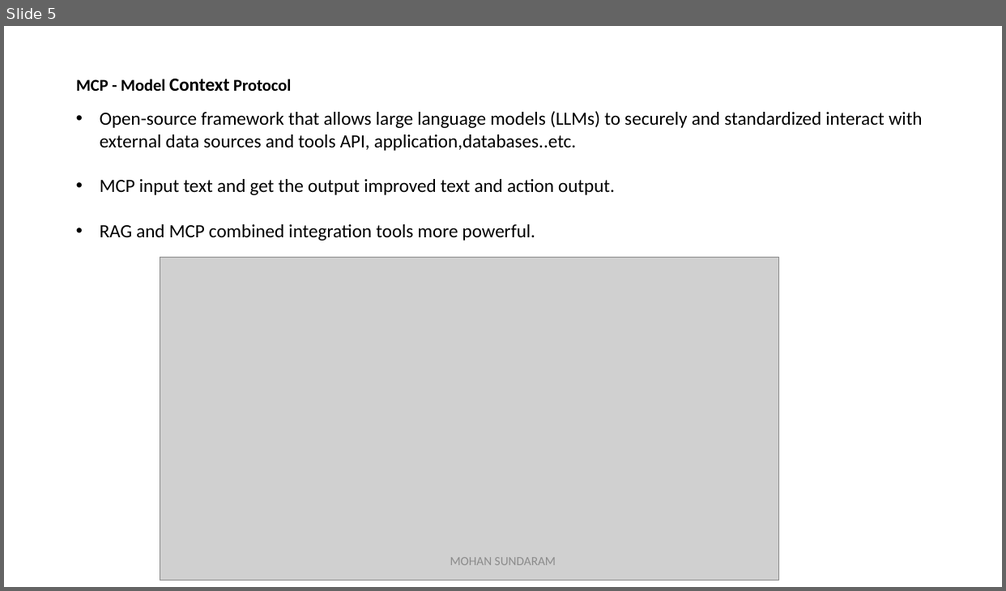
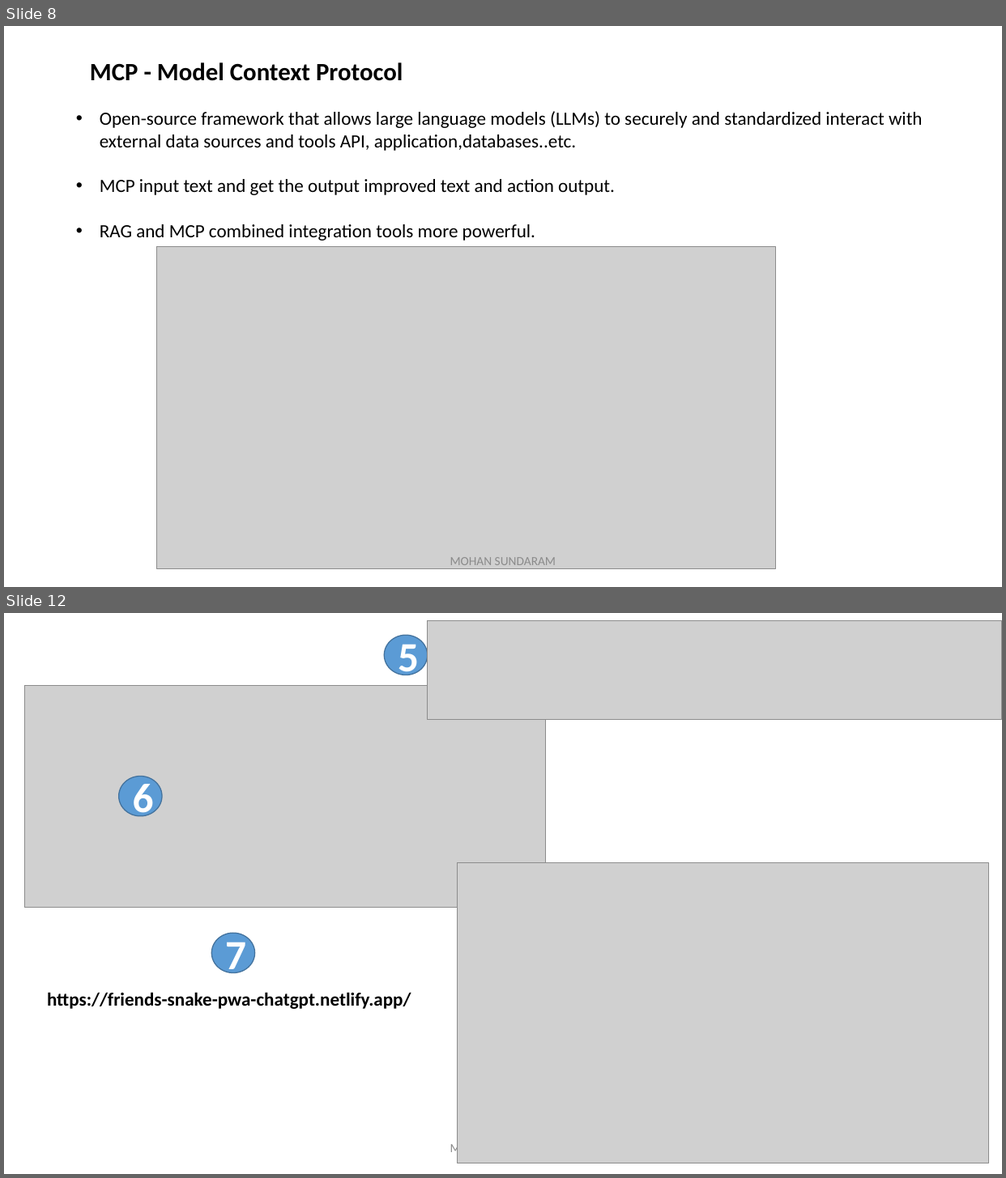
Before and after one commit to mohan4295work/Doc, a slide deck: Artificial Intelligence.pptx. Shown one above the other, each under a label of ours: slide 5 before the commit, slides 8 and 12 after it; the slides between them are not shown. The pictures are 1006x591 and 1006x1178 pixels, drawn with LibreOffice and Linux fonts; fonts in the diff are those of the drawing; grey boxes stand for pictures. Boxes give left, top, right and bottom in pixels: in the first picture for what was removed or moved away, otherwise in the second. Text is boxed around its words. In the diff, an @@ line names an element or a change of style, - is before the commit and + after.

```diff
--- a/Artificial Intelligence.pptx
+++ b/Artificial Intelligence.pptx
@@ slide 12 added at (x1=4, y1=613, x2=1002, y2=1174), background #FFFFFF @@
@@ ellipse added at (x1=385, y1=635, x2=428, y2=675), fill #5B9BD5, outline #43739E 1 pt, 40 pt, text #FFFFFF, bold @@
+5
@@ picture added at (x1=428, y1=620, x2=1002, y2=719) @@
@@ picture added at (x1=25, y1=685, x2=546, y2=907) @@
@@ ellipse added at (x1=118, y1=776, x2=162, y2=815), fill #5B9BD5, outline #43739E 1 pt, 40 pt, text #FFFFFF, bold @@
+6
@@ picture added at (x1=457, y1=863, x2=988, y2=1163) @@
@@ ellipse added at (x1=211, y1=934, x2=255, y2=973), fill #5B9BD5, outline #43739E 1 pt, 40 pt, text #FFFFFF, bold @@
+7
@@ text added at (x1=47, y1=992, x2=411, y2=1009), 18 pt, text #000000, bold @@
+https://friends-snake-pwa-chatgpt.netlify.app/
@@ text added at (x1=450, y1=1142, x2=492, y2=1157), 12 pt, text #8C8C8C @@
+MOHAN SUNDARAM
@@ what was slide 5 is now slide 8 @@
@@ slide 8 changed as well @@
@@ title "MCP - Model Context Protocol" moved from (x1=76, y1=79, x2=291, y2=91) to (x1=90, y1=62, x2=403, y2=81) @@
@@ title "MCP - Model Context Protocol" at (x1=90, y1=62, x2=403, y2=81): size 16 to 24 pt in "MCP - Model Protocol"; size 18 to 24 pt in "Context" @@
@@ picture moved from (x1=160, y1=258, x2=778, y2=580) to (x1=157, y1=246, x2=775, y2=569) @@
```
Also in this commit, not shown: 5 other slides changed, 6 other slides added, 1 slide removed.
